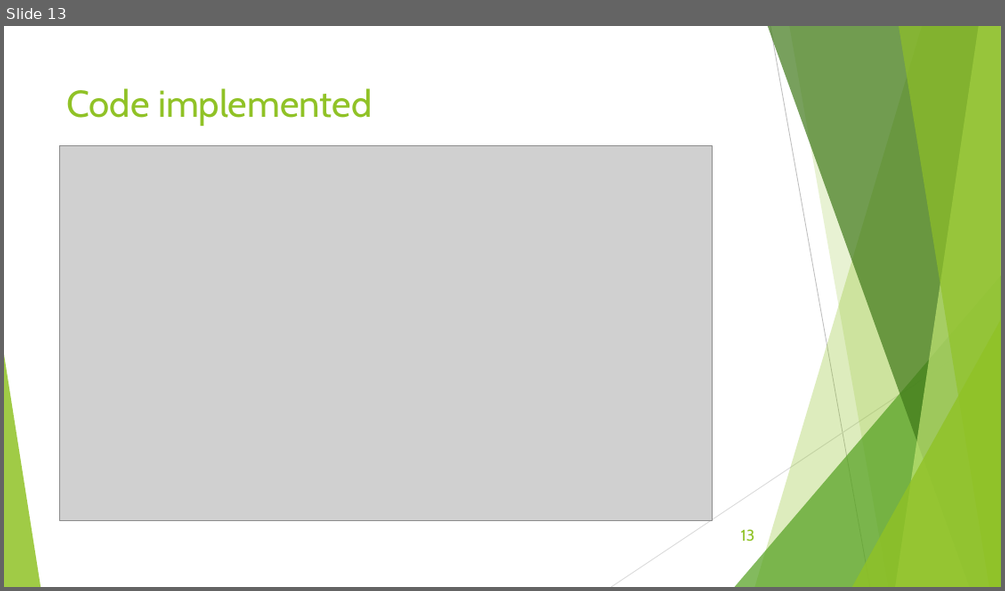
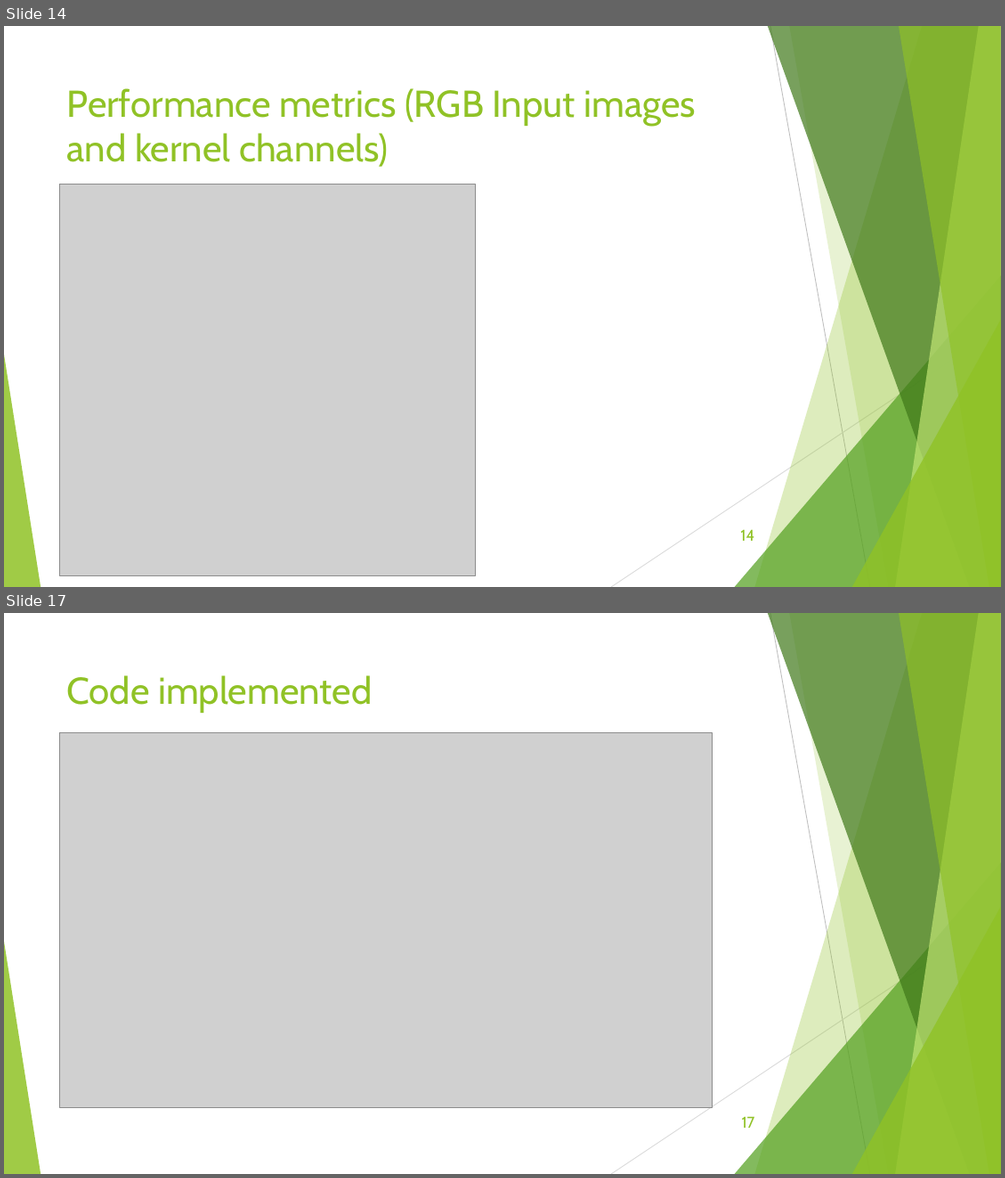
Before and after one commit to Ramy-osama/Hardware-FasterRCNN, a slide deck: Documentation/6-13-2020.pptx. Shown one above the other, each under a label of ours: slide 13 before the commit, slides 14 and 17 after it; the slides between them are not shown. The pictures are 1005x591 and 1005x1178 pixels, drawn with LibreOffice and Linux fonts; fonts in the diff are those of the drawing; grey boxes stand for pictures. Boxes give left, top, right and bottom in pixels: in the first picture for what was removed or moved away, otherwise in the second. Text is boxed around its words. In the diff, an @@ line names an element or a change of style, - is before the commit and + after.

```diff
--- a/Documentation/6-13-2020.pptx
+++ b/Documentation/6-13-2020.pptx
@@ slide 14 added at [4,26,1001,587], background #FFFFFF; not listed: 10 template elements that a slide beside it also shows @@
@@ title added at [67,88,696,167], 36 pt, text #90C226 @@
+Performance metrics (RGB Input images and kernel channels)
@@ picture added at [59,184,475,576] @@
@@ page number added at [740,529,754,540], 15 pt, text #90C226 @@
+14
@@ what was slide 13 is now slide 17 @@
@@ page number at [742,1116,755,1127]: text changed @@
-13
+17
```
Also in this commit, not shown: 14 slides changed, 23 other slides added, 1 slide removed, 14 other files.
